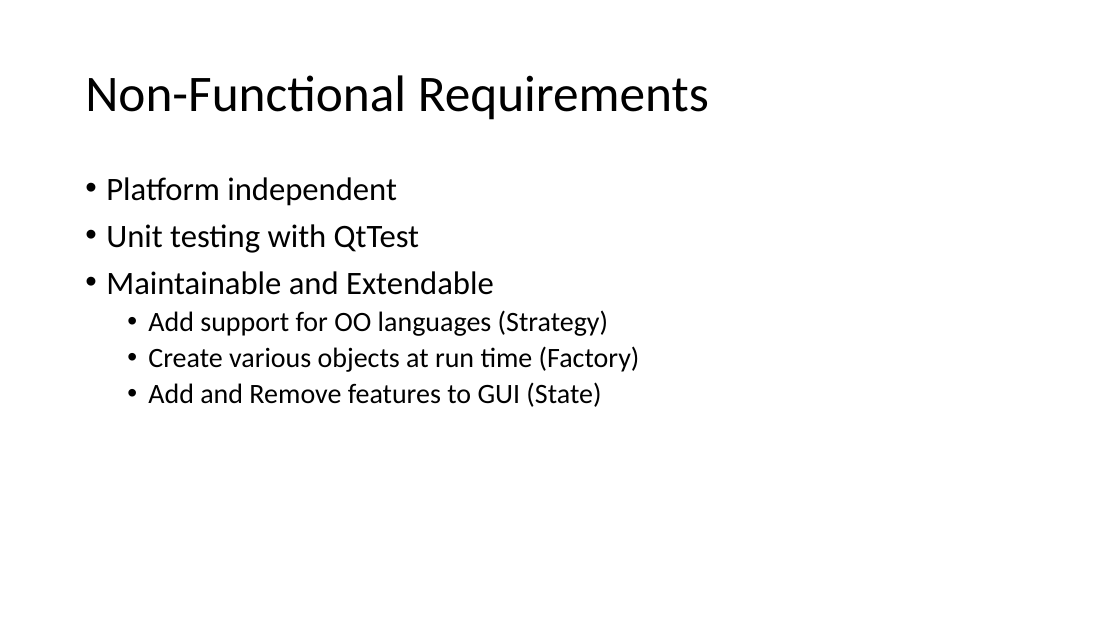
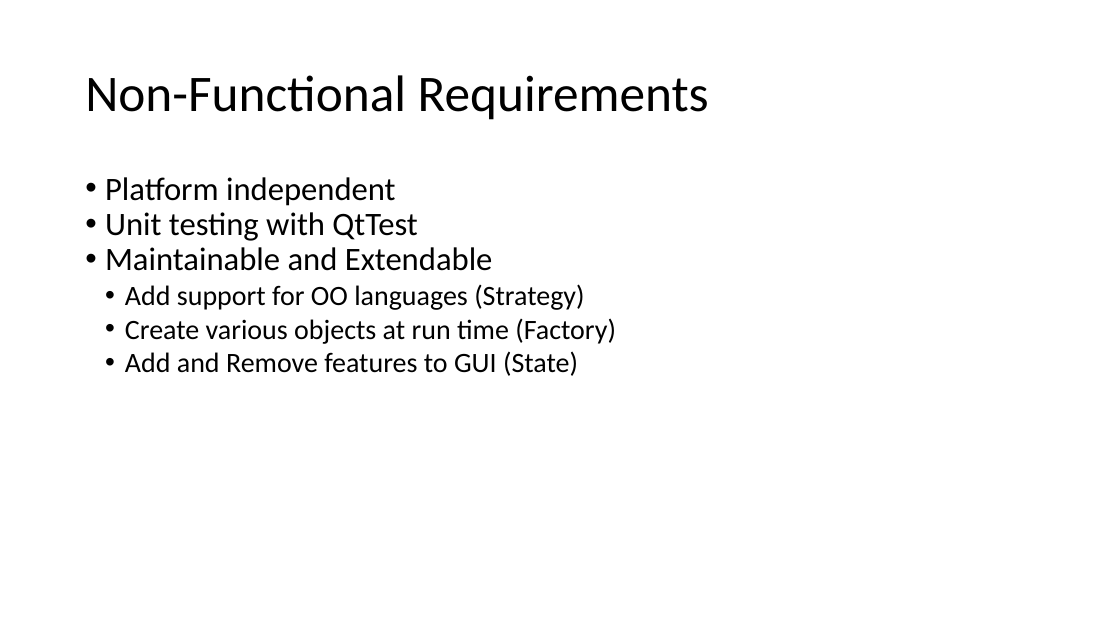
Before and after one commit to dstoeg/Uml2CodeTool, a slide deck: slide 13 of docs/proposal presentation.pptx. Drawn at 1120x630 pixels with LibreOffice and Linux fonts; fonts in the diff are those of the drawing. Boxes give left, top, right and bottom in pixels: in the first picture for what was removed or moved away, otherwise in the second. Text is boxed around its words. In the diff, an @@ line names an element or a change of style, - is before the commit and + after.

Commit message:
refactoring repo structure, added document for coding style, and folder for unit tests

```diff
--- a/docs/proposal presentation.pptx
+++ b/docs/proposal presentation.pptx
@@ text "Platform independent" at <box>105,177,616,376</box>: indent changed; less space between paragraphs; line spacing 0.9 to 1 @@
```
Also in this commit, not shown: 7 other slides changed, 12 other files.
